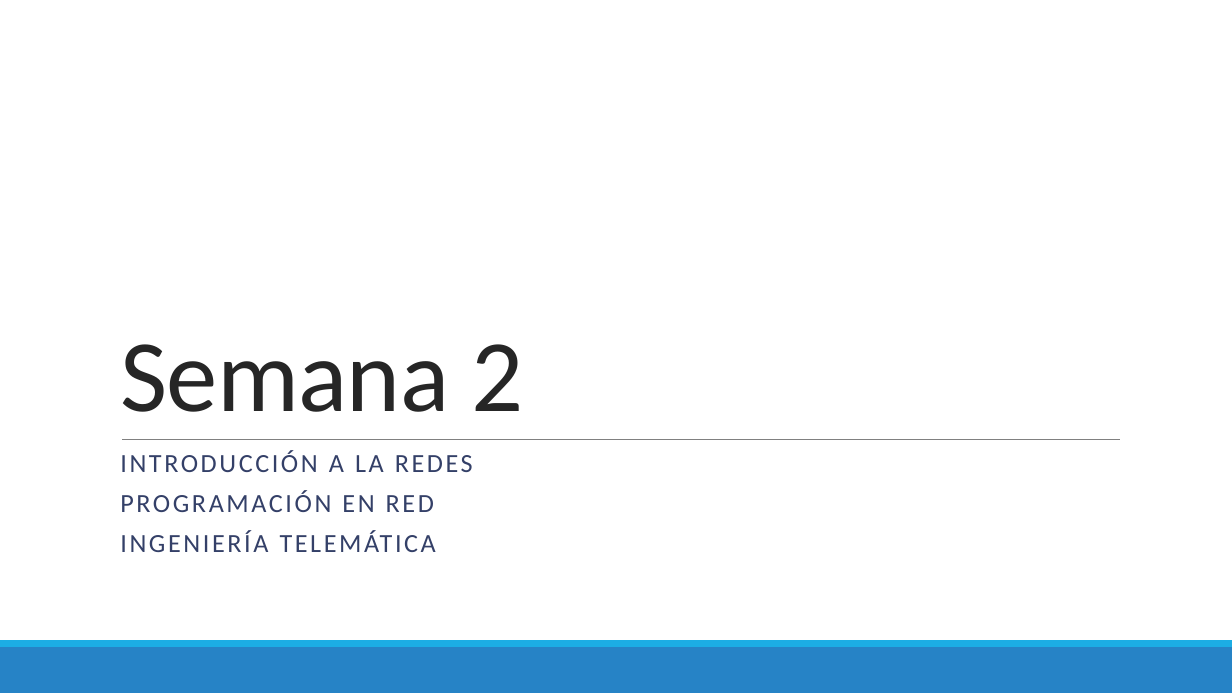
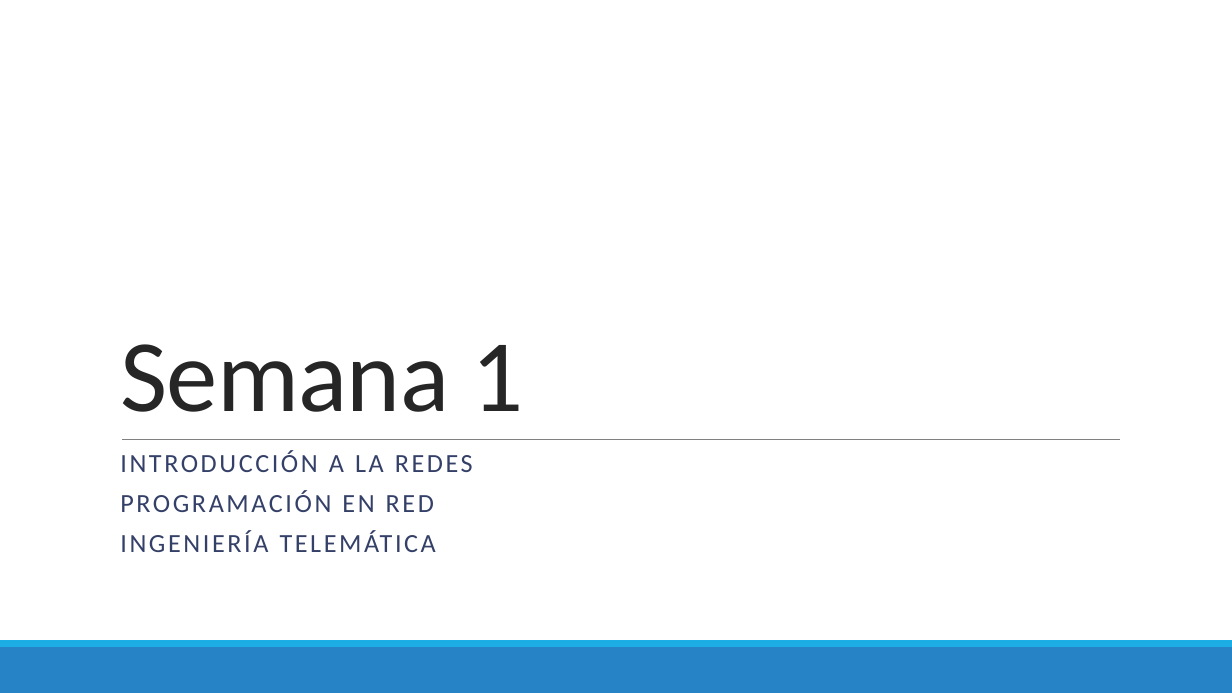
Before and after one commit to Domiciano/ProgramRed192, a slide deck: slide 1 of Clase1/Presentación.pptx. Drawn at 1232x693 pixels with LibreOffice and Linux fonts; fonts in the diff are those of the drawing. Boxes give left, top, right and bottom in pixels: in the first picture for what was removed or moved away, otherwise in the second. Text is boxed around its words. In the diff, an @@ line names an element or a change of style, - is before the commit and + after.

Commit message:
Final de semana 1

```diff
--- a/Clase1/Presentación.pptx
+++ b/Clase1/Presentación.pptx
@@ title at box(120, 344, 523, 412): text changed @@
-Semana 2
+Semana 1
```
Also in this commit, not shown: 6 other files.
